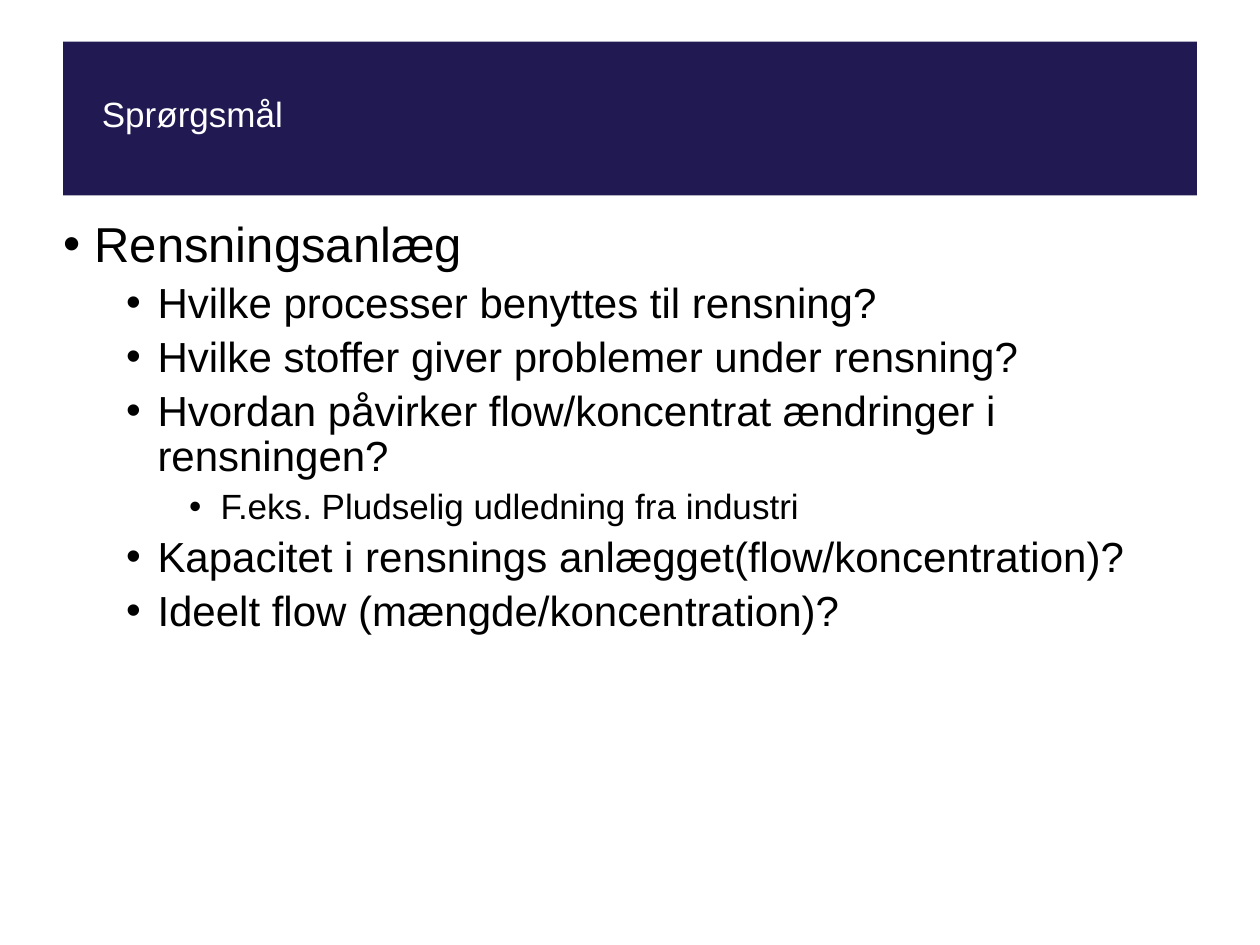
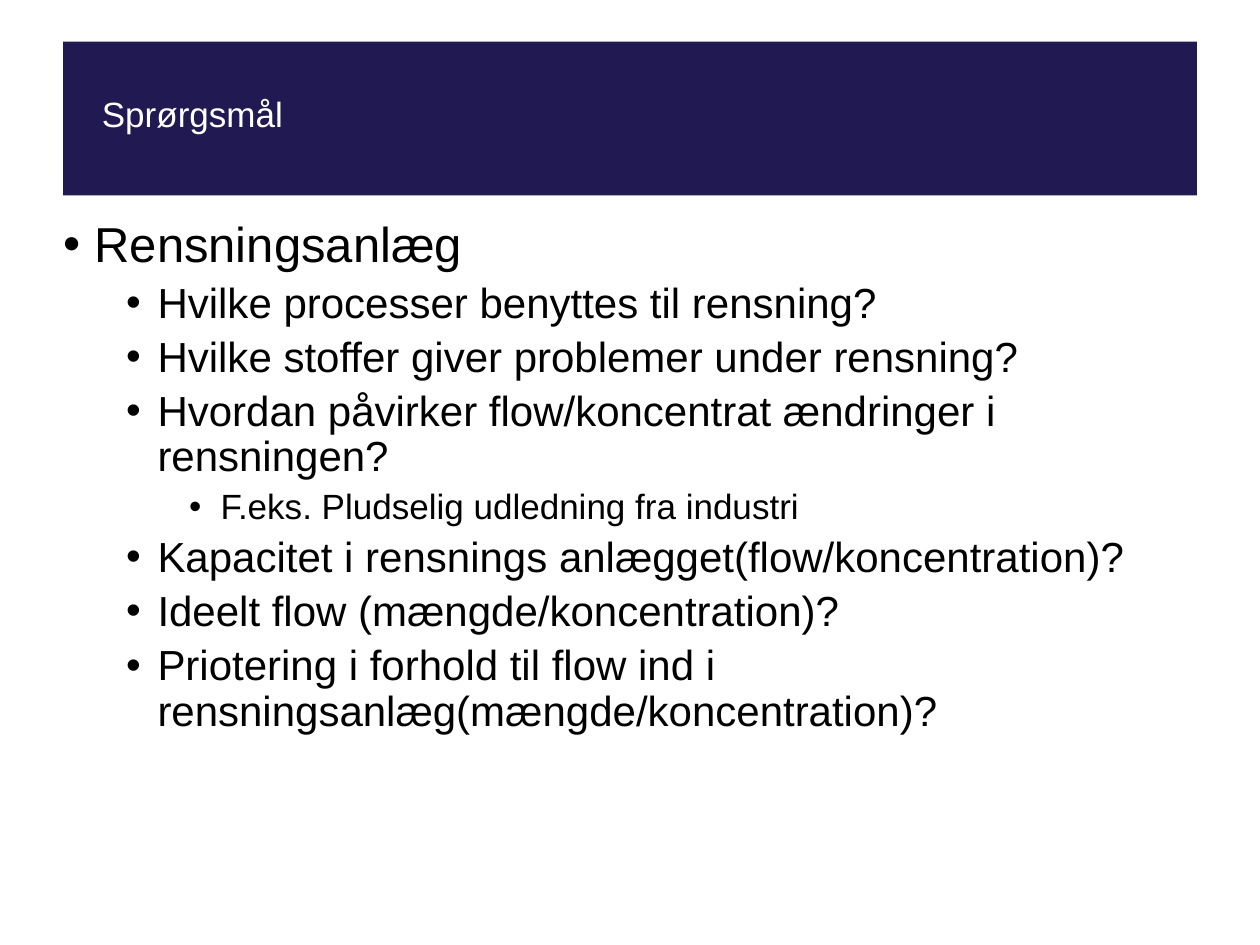
Before and after one commit to tpilga12/P10, a slide deck: slide 8 of Fredericia/presentation/presentation2.pptx. Drawn at 1260x945 pixels with LibreOffice and Linux fonts; fonts in the diff are those of the drawing; background and template pictures are left out. Boxes give left, top, right and bottom in pixels: in the first picture for what was removed or moved away, otherwise in the second. Text is boxed around its words. In the diff, an @@ line names an element or a change of style, - is before the commit and + after.

Commit message:
ppt update

```diff
--- a/Fredericia/presentation/presentation2.pptx
+++ b/Fredericia/presentation/presentation2.pptx
@@ text at <box>158,649,938,734</box>: paragraph added @@
+  • Priotering i forhold til flow ind i rensningsanlæg(mængde/koncentration)?
```
Also in this commit, not shown: 3 other slides changed, 4 other files.
